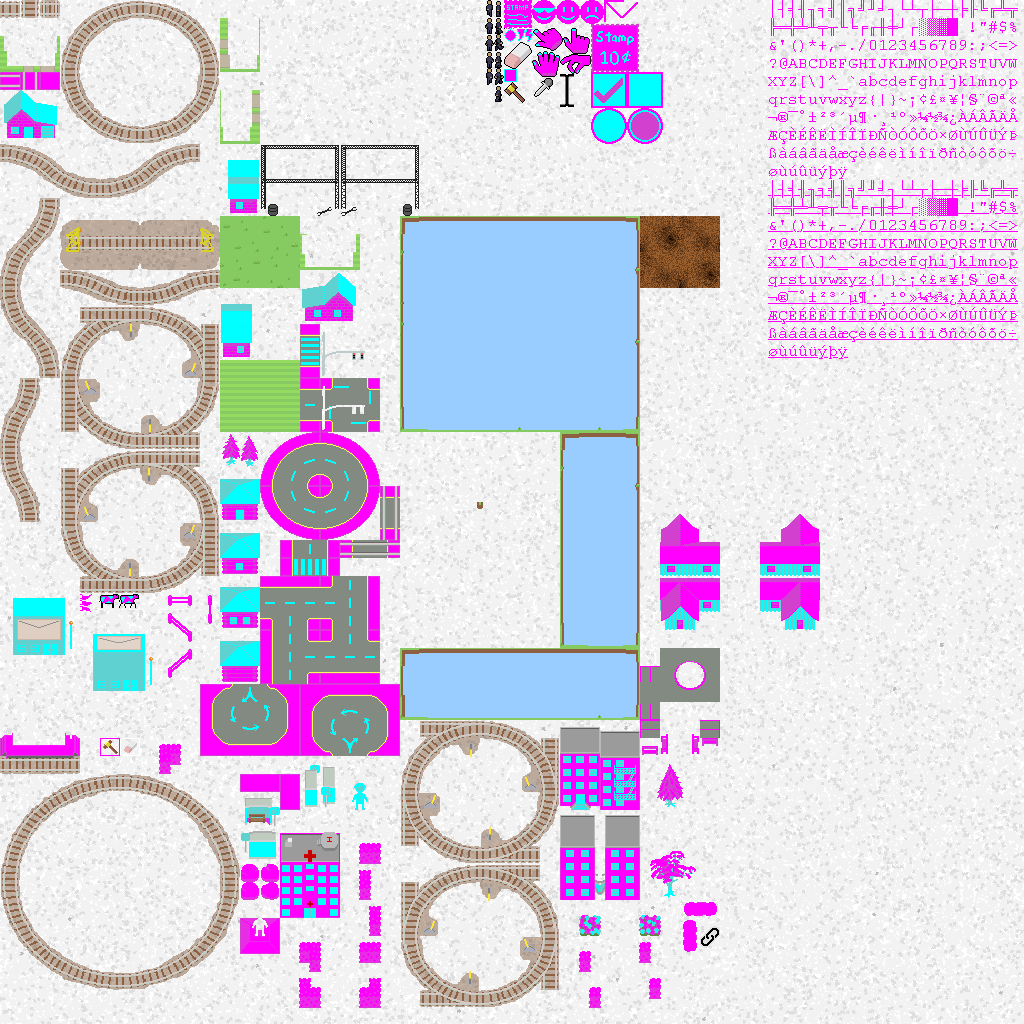
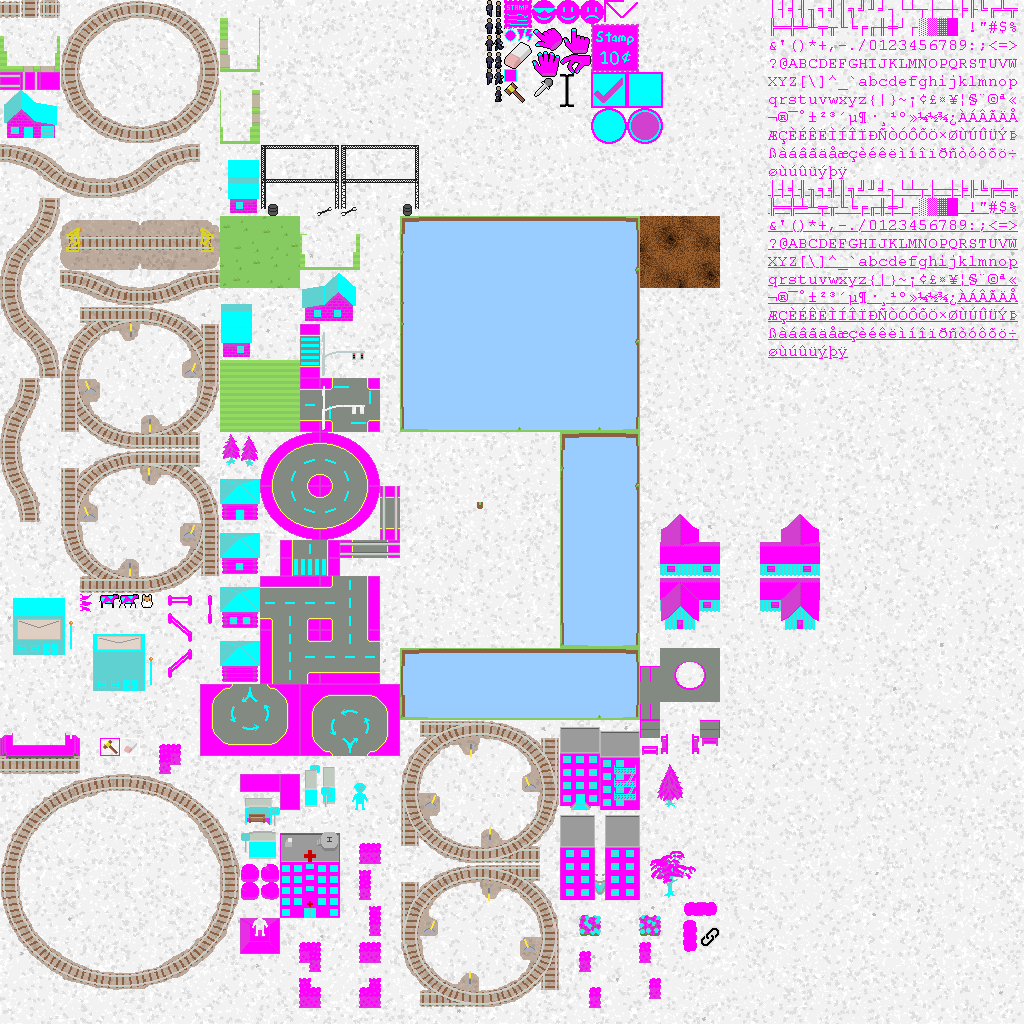
Layers edited between the first and the second (1024, 1024) image:
painted on "base.png copy" over [141,594,153,608]
